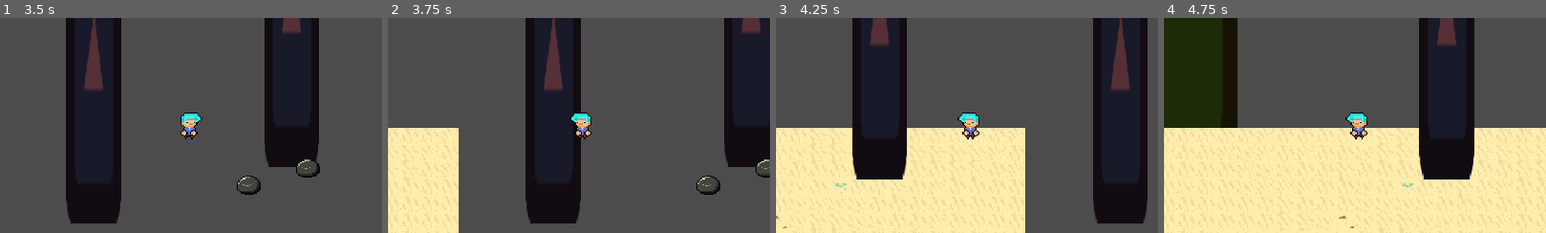
Above: before the commit, frames 1-4 (left to right).
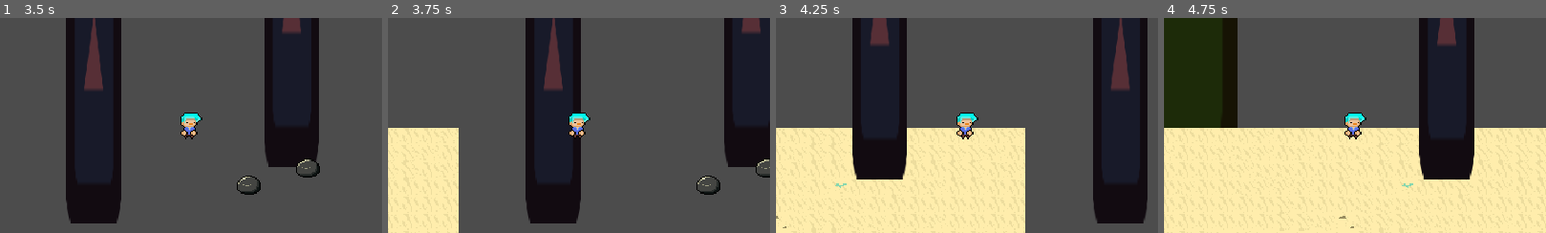
Above: after the commit, the same moments.

Repository: kjanuska/Independent-Study-Game
Game: Godot game, scene res://Scenes/Main.tscn
Two runs of this game, one before a commit and one after it. Both use one fixed random seed, a clock stepped at 60 frames per second and the inputs below. The engine's default icon, where the game draws it, is replaced by a stand-in: a white triangle on a blue panel in a dark square.
Inputs (mouse positions are % of the whole screen's width and height, from its top left):
- Up to frame 1 (3.5 s): tap Enter at 0.5 s; move the mouse to (72, 45) at 0.52 s; hold D (ui_right) 0.53-1.28 s; click (72, 45) at 0.6 s; tap Space (dash) at 1.25 s; move the mouse to (30, 55) at 1.27 s; hold S (ui_down) 1.28-2.03 s; tap E (Interact) at 1.35 s; click (30, 55) at 1.55 s; move the mouse to (60, 28) at 2.02 s; hold D (ui_right) 2.03-2.78 s; hold Space (dash) 2.03-2.78 s; click (60, 28) at 2.3 s; move the mouse to (45, 70) at 2.77 s; hold W (ui_up) from 2.78 s (still down); click (45, 70) at 2.85 s
- Up to frame 2 (3.75 s): move the mouse to (80, 65) at 3.52 s; release W (ui_up) at 3.53 s; hold A (ui_left) from 3.53 s (still down); hold Right mouse button (shoot) from 3.53 s (still down)
- Up to frame 3 (4.25 s): keep holding A (ui_left); keep holding Right mouse button (shoot); click (80, 65) at 3.8 s
- Up to frame 4 (4.75 s): keep holding A (ui_left); move the mouse to (20, 35) at 4.27 s; release Right mouse button (shoot) at 4.28 s; click (20, 35) at 4.35 s
The pictures show only the part of the screen within x 25-75%, y 25-75%; the shares and areas given below are measured in that part.

Frame 1 is identical in both runs. In frame 2, 0.4% of the frame differs, in the area x 47-54%, y 44-57%; in frame 3, 0.4%; in frame 4, 0.4%.

Commit message:
small changes

Diff:
--- a/Scenes/Main.tscn
+++ b/Scenes/Main.tscn
@@ -1,7 +1,7 @@
 [gd_scene load_steps=13 format=2]
 
-[ext_resource path="res://Scenes/Player.tscn" type="PackedScene" id=1]
-[ext_resource path="res://beach.tres" type="TileSet" id=2]
+[ext_resource path="res://beach.tres" type="TileSet" id=1]
+[ext_resource path="res://Scenes/Player.tscn" type="PackedScene" id=2]
 [ext_resource path="res://Scenes/PickupWeapon.tscn" type="PackedScene" id=3]
 [ext_resource path="res://icon.png" type="Texture" id=4]
 [ext_resource path="res://Scenes/River.tscn" type="PackedScene" id=5]
@@ -17,16 +17,15 @@
 
 [node name="Main" type="Node2D"]
 
-[node name="Player" parent="." instance=ExtResource( 1 )]
-position = Vector2( 286.732, 149.764 )
-z_index = 1
-
 [node name="Beach" type="TileMap" parent="."]
 scale = Vector2( 1.04173, 0.895032 )
-tile_set = ExtResource( 2 )
+tile_set = ExtResource( 1 )
 cell_size = Vector2( 16, 16 )
 format = 1
 tile_data = PoolIntArray( 524284, 0, 1, 524285, 0, 65536, 524286, 0, 1, 524287, 0, 1, 458752, 0, 1, 458753, 1, 1, 45875 …(9523 unchanged characters)…
+
+[node name="Player" parent="." instance=ExtResource( 2 )]
+position = Vector2( 286.732, 149.764 )
 
 [node name="Pickup Gun" parent="." instance=ExtResource( 3 )]
 editor/display_folded = true
--- a/Scenes/Player.tscn
+++ b/Scenes/Player.tscn
@@ -54,7 +54,7 @@
 length = 0.2
 
 [sub_resource type="Animation" id=6]
-length = 0.001
+length = 0.5
 tracks/0/type = "value"
 tracks/0/path = NodePath("Sprite:frame")
 tracks/0/interp = 1
@@ -149,7 +149,7 @@
 hframes = 4
 
 [node name="Hurtbox" type="Area2D" parent="." groups=[
-"hurtbox",
+"player_hurtbox",
 ]]
 script = ExtResource( 3 )
 
@@ -172,12 +172,15 @@
 START_STATE = NodePath("Idle")
 
 [node name="Idle" type="Node2D" parent="MovementStates"]
+position = Vector2( 2.3992, -0.102094 )
 script = ExtResource( 5 )
 
 [node name="Walk" type="Node2D" parent="MovementStates"]
+position = Vector2( 2.3992, -0.102094 )
 script = ExtResource( 6 )
 
 [node name="Dash" type="Node2D" parent="MovementStates"]
+position = Vector2( 2.3992, -0.102094 )
 script = ExtResource( 7 )
 
 [node name="TakeDamage" type="Node" parent="MovementStates"]
--- a/Scenes/Sword.tscn
+++ b/Scenes/Sword.tscn
@@ -3,24 +3,51 @@
 [ext_resource path="res://Scripts/Sword.gd" type="Script" id=1]
 [ext_resource path="res://Assets/sword slice.png" type="Texture" id=2]
 
-[sub_resource type="RectangleShape2D" id=1]
-extents = Vector2( 4.17053, 52.5467 )
+[sub_resource type="CircleShape2D" id=4]
 
 [sub_resource type="Animation" id=2]
 resource_name = "attack"
 length = 0.4
 step = 0.01
 tracks/0/type = "value"
-tracks/0/path = NodePath("Area2D/CollisionShape2D:disabled")
+tracks/0/path = NodePath("Sprite:frame")
 tracks/0/interp = 1
 tracks/0/loop_wrap = true
 tracks/0/imported = false
 tracks/0/enabled = true
 tracks/0/keys = {
+"times": PoolRealArray( 0, 0.1, 0.2, 0.3, 0.4 ),
+"transitions": PoolRealArray( 1, 1, 1, 1, 1 ),
+"update": 1,
+"values": [ 1, 2, 3, 4, 5 ]
+}
+tracks/1/type = "value"
+tracks/1/path = NodePath("Sprite/Area2D/CollisionShape2D:disabled")
+tracks/1/interp = 1
+tracks/1/loop_wrap = true
+tracks/1/imported = false
+tracks/1/enabled = true
+tracks/1/keys = {
 "times": PoolRealArray( 0, 0.4 ),
 "transitions": PoolRealArray( 1, 1 ),
 "update": 1,
 "values": [ false, true ]
+}
+
+[sub_resource type="Animation" id=3]
+resource_name = "idle"
+length = 0.001
+tracks/0/type = "value"
+tracks/0/path = NodePath("Sprite/Area2D/CollisionShape2D:disabled")
+tracks/0/interp = 1
+tracks/0/loop_wrap = true
+tracks/0/imported = false
+tracks/0/enabled = true
+tracks/0/keys = {
+"times": PoolRealArray( 0 ),
+"transitions": PoolRealArray( 1 ),
+"update": 1,
+"values": [ true ]
 }
 tracks/1/type = "value"
 tracks/1/path = NodePath("Sprite:frame")
@@ -29,46 +56,30 @@
 tracks/1/imported = false
 tracks/1/enabled = true
 tracks/1/keys = {
-"times": PoolRealArray( 0, 0.1, 0.2, 0.3, 0.4 ),
-"transitions": PoolRealArray( 1, 1, 1, 1, 1 ),
+"times": PoolRealArray( 0 ),
+"transitions": PoolRealArray( 1 ),
 "update": 1,
-"values": [ 1, 2, 3, 4, 5 ]
-}
-
-[sub_resource type="Animation" id=3]
-resource_name = "idle"
-length = 0.001
-tracks/0/type = "value"
-tracks/0/path = NodePath(".:frame")
-tracks/0/interp = 1
-tracks/0/loop_wrap = true
-tracks/0/imported = false
-tracks/0/enabled = true
-tracks/0/keys = {
-"times": PoolRealArray(  ),
-"transitions": PoolRealArray(  ),
-"update": 1,
-"values": [  ]
+"values": [ 0 ]
 }
 
 [node name="Node2D" type="Node2D"]
 script = ExtResource( 1 )
 
 [node name="Sprite" type="Sprite" parent="."]
-position = Vector2( 15, 0 )
+position = Vector2( 5.10843, 0.340561 )
 texture = ExtResource( 2 )
 hframes = 6
-frame = 5
 
 [node name="Area2D" type="Area2D" parent="Sprite"]
 position = Vector2( 101.697, -19.8672 )
 scale = Vector2( 0.880542, 1 )
 
 [node name="CollisionShape2D" type="CollisionShape2D" parent="Sprite/Area2D"]
-position = Vector2( -97.3682, 5.06317 )
+position = Vector2( -104.179, 22.4676 )
 rotation = 1.5708
-scale = Vector2( -1.3318, 0.401395 )
-shape = SubResource( 1 )
+scale = Vector2( -2.43022, 1.44657 )
+shape = SubResource( 4 )
+disabled = true
 
 [node name="AnimationPlayer" type="AnimationPlayer" parent="."]
 anims/attack = SubResource( 2 )
@@ -79,3 +90,4 @@
 one_shot = true
 
 [connection signal="area_entered" from="Sprite/Area2D" to="." method="_on_Area2D_area_entered"]
+[connection signal="timeout" from="MeleeAttack" to="." method="_on_MeleeAttack_timeout"]
--- a/Scripts/Arrow.gd
+++ b/Scripts/Arrow.gd
@@ -19,6 +19,6 @@
 	queue_free()
 
 func _on_Arrow_area_entered(area):
-	if area.is_in_group("hurtbox") && area.get_parent() != self.get_parent():
+	if area.is_in_group("hurtbox"):
 		area.take_damage()
-		queue_free()
+		speed = 0
--- a/Scripts/Player.gd
+++ b/Scripts/Player.gd
@@ -108,7 +108,7 @@
 				ranged.queue_free()
 			melee = equipped_melee.instance()
 			player.add_child(melee)
-			melee.set_global_position(player.get_global_position())
+			melee.set_global_position(player.get_position())
 			melee_attack_cooldown = melee.get_node("MeleeAttack")
 			current_weapon = melee
 		elif id >= 10:
@@ -169,8 +169,12 @@
 			side = 1
 		else:
 			current_weapon.position.x = -15
+			current_weapon.position.y = 5
+			get_node("Sprite").flip_h = true
 	elif side == 1:
 		if abs(mouse_rotation) >= (3 * PI)/4:
 			side = 0
 		else:
-			current_weapon.position.x = 15
+			current_weapon.position.x = 10
+			current_weapon.position.y = 5
+			get_node("Sprite").flip_h = false
--- a/Scripts/StateMachine/Motion.gd
+++ b/Scripts/StateMachine/Motion.gd
@@ -8,10 +8,6 @@
 	move_direction = Vector2()
 	move_direction.x = int(Input.is_action_pressed("ui_right")) - int(Input.is_action_pressed("ui_left"))
 	move_direction.y = int(Input.is_action_pressed("ui_down")) - int(Input.is_action_pressed("ui_up"))
-	if move_direction.x == 1:
-		owner.get_node("Sprite").flip_h = false
-	elif move_direction.x == -1:
-		owner.get_node("Sprite").flip_h = true
 	return move_direction
 
 func move(speed_value, direction):
Binary file added: Assets/Final Protaganist (idle).png
Not shown, added: Assets/Final Protaganist (idle).png.import
